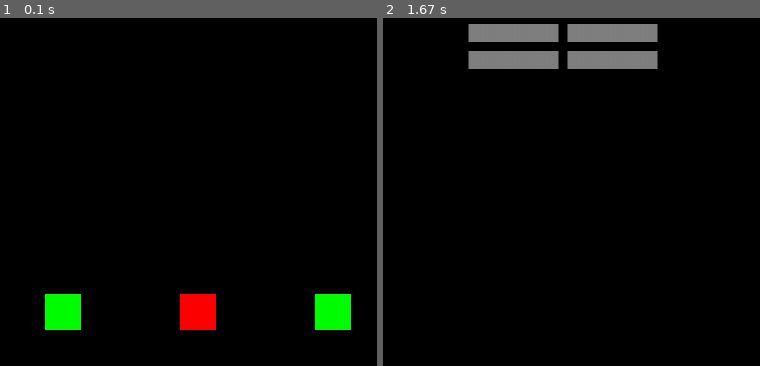
Above: before the commit, frames 1-2 (left to right).
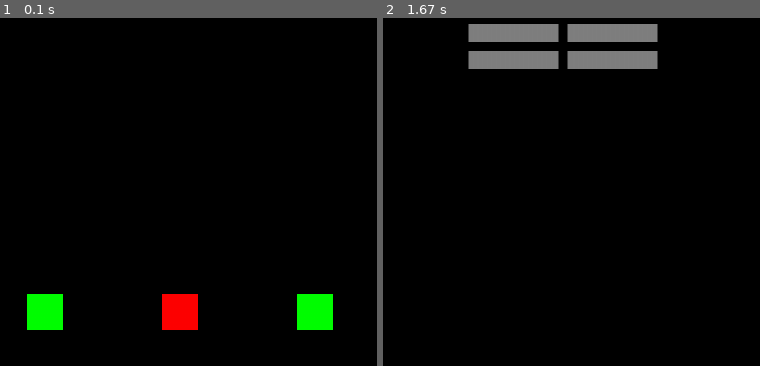
Above: after the commit, the same moments.

Repository: JohnWatersReal/Pygame-Breakout
Game: pygame game, started from Breakout.py
The game is run twice, just before and just after one commit, with the same random seed, the same clock (stepped at 60 frames per second) and the same inputs.
Inputs (mouse positions are % of the whole screen's width and height, from its top left):
- Up to frame 1 (0.1 s): no input
- Up to frame 2 (1.67 s): click (46, 40) at 0.38 s; hold Right 0.67-1.13 s; move the mouse to (47, 48) at 0.7 s; hold Right 1.17-1.63 s
The pictures show only the part of the screen within x 23-72%, y 0-50%; the shares and areas given below are measured in that part.

The runs differ from the first frame. In frame 1, 3.0% of the frame differs, in the area x 7-94%, y 79-90%; in frame 2, nothing differs.

Commit message:
Centered the relics

Diff:
--- a/Breakout.py
+++ b/Breakout.py
@@ -169,9 +169,9 @@
                 if event.key == K_ESCAPE:
                     paused = False
 
-rect = Rect(window_width/3, window_height/2, relic_width, relic_height)
-rect1 = Rect(window_width/2, window_height/2, relic_width, relic_height)
-rect2 = Rect(window_width/3 * 2, window_height/2, relic_width, relic_height)
+rect = Rect(window_width/3 - relic_width/2, window_height/2, relic_width, relic_height)
+rect1 = Rect(window_width/2 - relic_width/2, window_height/2, relic_width, relic_height)
+rect2 = Rect(window_width/3 * 2 - relic_width/2, window_height/2, relic_width, relic_height)
 relic = Lengthen()
 relic1 = Speedy()
 relic2 = Lengthen()
